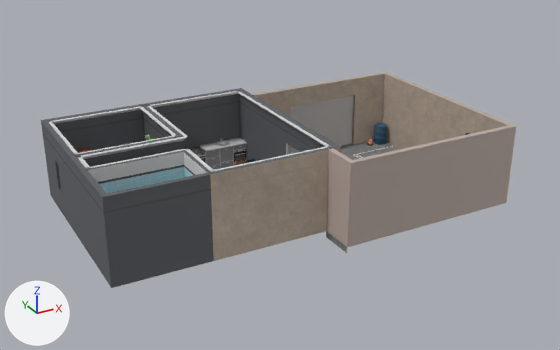
A saved change to the FBX model Assets/Models/Home (1).fbx.
The view is the same before and after, from a camera (50 mm lens) standing at (-3.4, -7.14, 3.59) and looking at (0.22, -0.57, 0.31). Lighting does not change. The marker at lower left points along +X, +Y and +Z. Where no turn or scale is listed for an object, it has been applied to the vertices. Vertices at the same position are counted once.
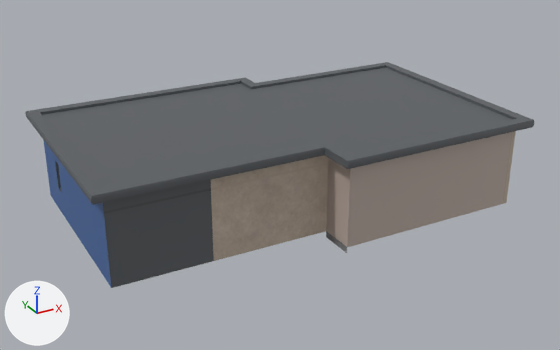
Where the newer file only moved an object's origin or applied its transform, the numbers keep the older frame.

Where the change shows, as pixel boxes (x1, y1, x2, y2) in the pictures (560 x 350 px):
'Plane.003', added
    after: (26, 62, 534, 205)
part 1 of me_plane_002, added (brown)
    after: (211, 155, 328, 261)
part 2 of me_plane_002, recoloured (grey to blue)
    both: (43, 140, 111, 287)
part 3 of me_plane_002, recoloured
    before: (42, 132, 104, 213)
    after: (97, 204, 104, 213)
'Cube.005', unchanged, covered by the edit
    before: (48, 91, 332, 172)
'Plane.001', unchanged, covered by the edit
    before: (291, 95, 354, 154)
'Plane.002', unchanged, covered by the edit
    before: (117, 140, 400, 287)
    after: (117, 231, 347, 287)

Edits to the bpy script that builds the scene:
```text
Add mat_evdis:
    mat_evdis = principled_material('EvDis')
    mat_evdis.base_color = (0.0626, 0.145, 0.376)  # blue #476aa5
Change me_plane_002:
    used by ob_plane; location = (0.0, 0.0, 0.0)
    remove me_plane_002.from_pydata(...)  # 870 vertices, 808 faces; spans x -1.89..2.31, y -1.76..0.76, z 0.0..0.87
    add me_plane_002.from_pydata(...)  # 926 vertices, 866 faces; spans x -1.89..2.31, y -1.76..0.76, z 0.0..0.87
    me_plane_002 part 1: 10 vertices added at x 0.31, y -1.39..-1.34, z 0.0..0.87
    me_plane_002 part 2: 37 faces spanning x -1.89..0.43, y -1.39..0.76, z 0.0..0.87 switch from mat_homewall (dark grey #5b5f63) to mat_evdis (blue #476aa5)
    me_plane_002 part 3: 11 faces spanning x -1.89..0.43, y -1.39..0.76, z 0.71..0.74 switch from mat_asset (picture img_renk_paleti_yeni_png) to mat_evdis (blue #476aa5)
Add me_plane_009:
    me_plane_009.from_pydata(...)  # 56 vertices, 50 faces; spans x -2.02..2.43, y -1.88..0.87, z 0.95..1.03
    me_plane_009.materials.append(mat_homewall)  # dark grey #5b5f63
Add ob_plane_003:
    ob_plane_003 = bpy.data.objects.new('Plane.003', me_plane_009)
    ob_plane_003.location = (0.0, 0.0, -0.078)
```
